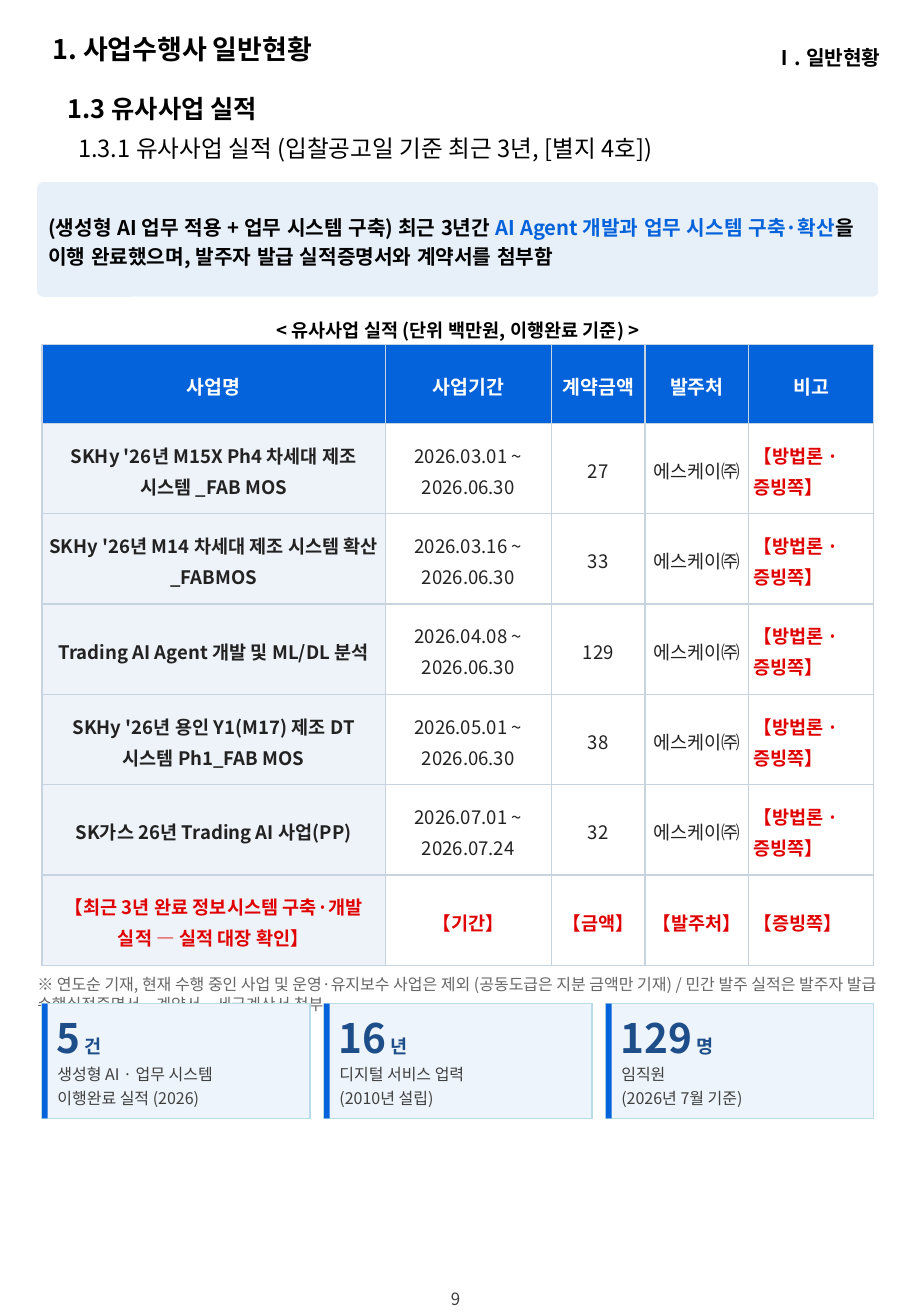
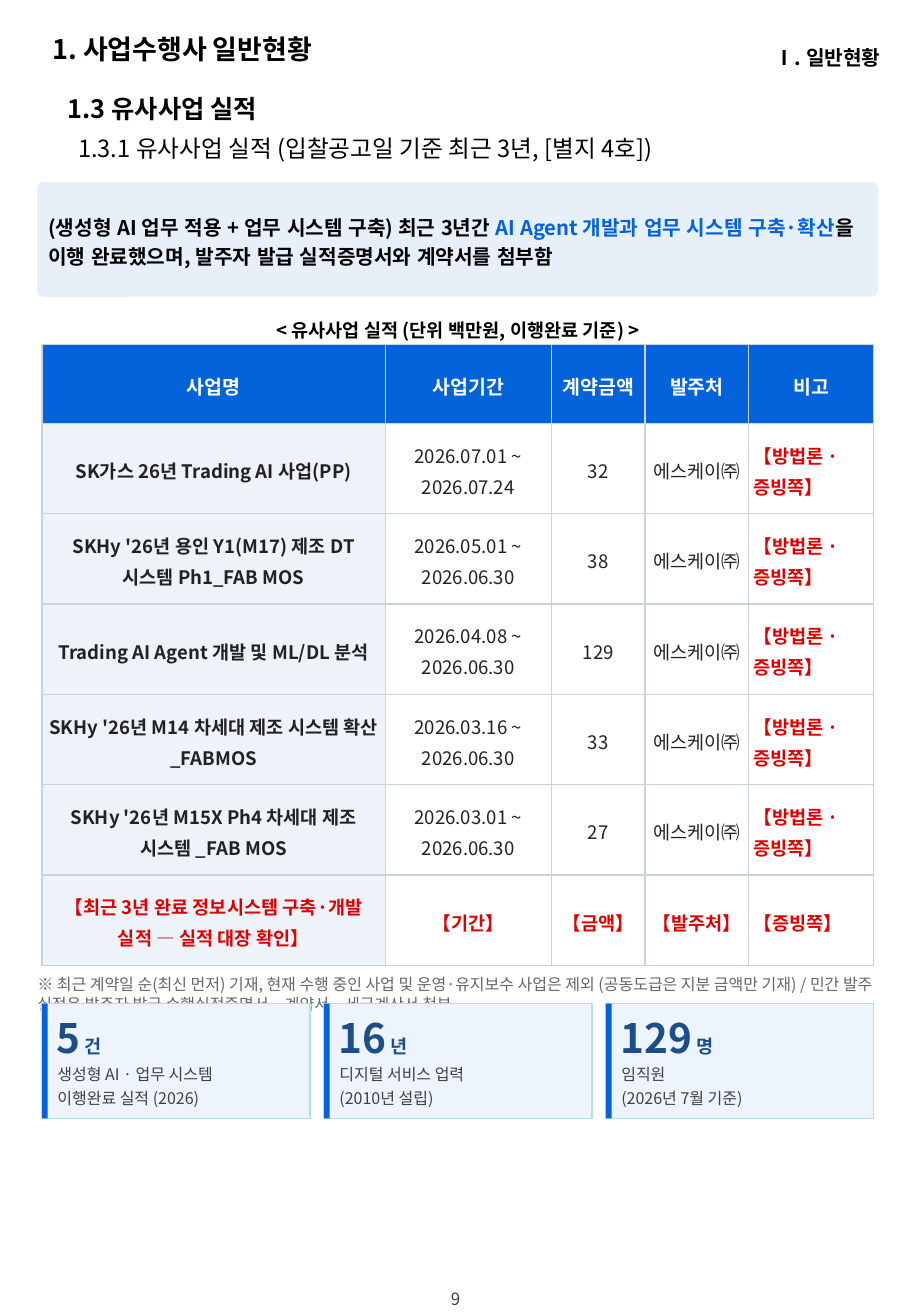
Before and after one commit to hwangsteeve-tech/hbjw, a slide deck: slide 9 of proposals/2026-11_nlrc-ai-labor-commission/nlrc_정성제안서.pptx. Drawn at 911x1316 pixels with LibreOffice and Linux fonts; fonts in the diff are those of the drawing; background and template pictures are left out. Boxes give left, top, right and bottom in pixels: in the first picture for what was removed or moved away, otherwise in the second. Text is boxed around its words. In the diff, an @@ line names an element or a change of style, - is before the commit and + after.

```diff
--- a/proposals/2026-11_nlrc-ai-labor-commission/nlrc_정성제안서.pptx
+++ b/proposals/2026-11_nlrc-ai-labor-commission/nlrc_정성제안서.pptx
@@ table at <box>43,344,875,964</box> @@
+row 2: SK가스 26년 Trading AI 사업(PP) | 2026.07.01 ~ 2026.07.24 | 32 | 에스케이㈜ | 【방법론 · 증빙쪽】
+row 3: SKHy '26년 용인 Y1(M17) 제조 DT 시스템 Ph1_FAB MOS | 2026.05.01 ~ 2026.06.30 | 38 | 에스케이㈜ | 【방법론 · 증빙쪽】
+row 4: Trading AI Agent 개발 및 ML/DL 분석 | 2026.04.08 ~ 2026.06.30 | 129 | 에스케이㈜ | 【방법론 · 증빙쪽】
+row 5: SKHy '26년 M14 차세대 제조 시스템 확산_FABMOS | 2026.03.16 ~ 2026.06.30 | 33 | 에스케이㈜ | 【방법론 · 증빙쪽】
-row 3: SKHy '26년 M14 차세대 제조 시스템 확산_FABMOS | 2026.03.16 ~ 2026.06.30 | 33 | 에스케이㈜ | 【방법론 · 증빙쪽】
-row 4: Trading AI Agent 개발 및 ML/DL 분석 | 2026.04.08 ~ 2026.06.30 | 129 | 에스케이㈜ | 【방법론 · 증빙쪽】
-row 5: SKHy '26년 용인 Y1(M17) 제조 DT 시스템 Ph1_FAB MOS | 2026.05.01 ~ 2026.06.30 | 38 | 에스케이㈜ | 【방법론 · 증빙쪽】
-row 6: SK가스 26년 Trading AI 사업(PP) | 2026.07.01 ~ 2026.07.24 | 32 | 에스케이㈜ | 【방법론 · 증빙쪽】
@@ text at <box>37,977,872,1015</box>: text changed @@
-※ 연도순 기재, 현재 수행 중인 사업 및 운영·유지보수 사업은 제외 (공동도급은 지분 금액만 기재) / 민간 발주 실적은 발주자 발급 수행실적증명서 · 계약서 · 세금계산서 첨부
+※ 최근 계약일 순(최신 먼저) 기재, 현재 수행 중인 사업 및 운영·유지보수 사업은 제외 (공동도급은 지분 금액만 기재) / 민간 발주 실적은 발주자 발급 수행실적증명서 · 계약서 · 세금계산서 첨부
```
Also in this commit, not shown: 6 other files.
